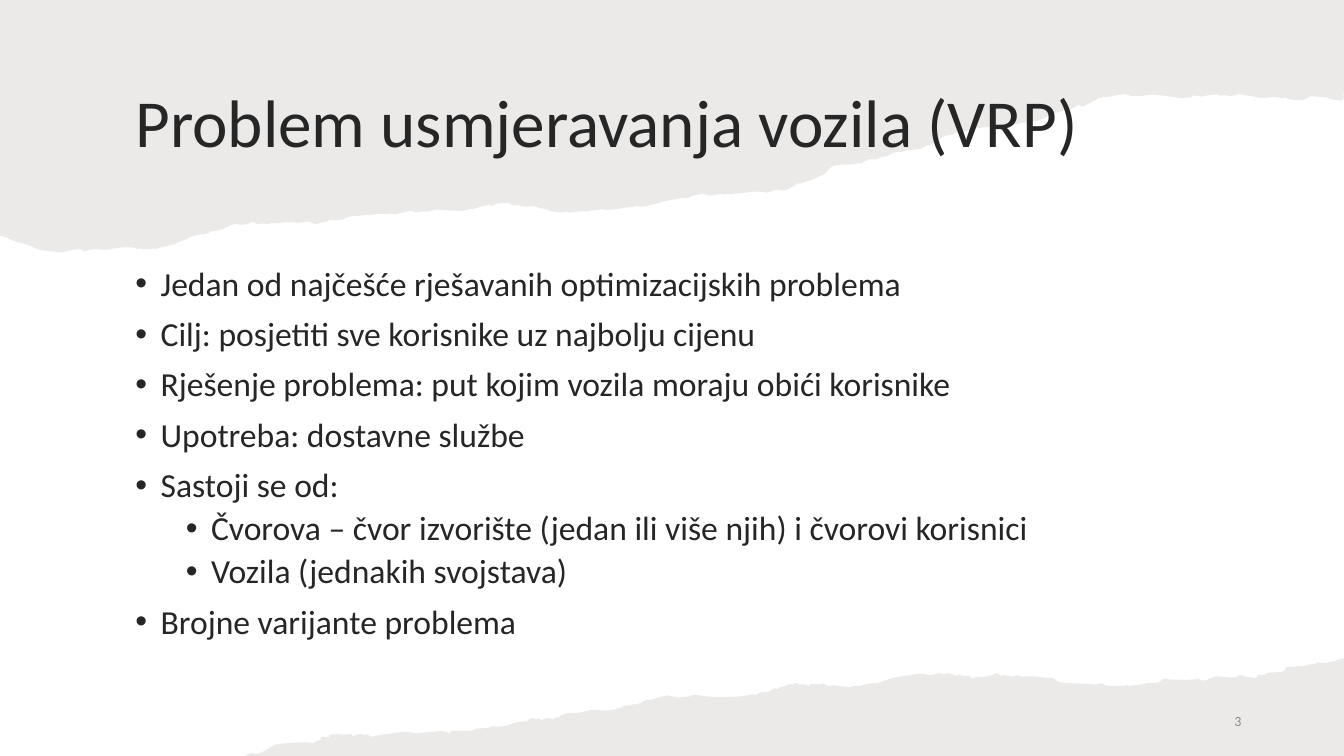
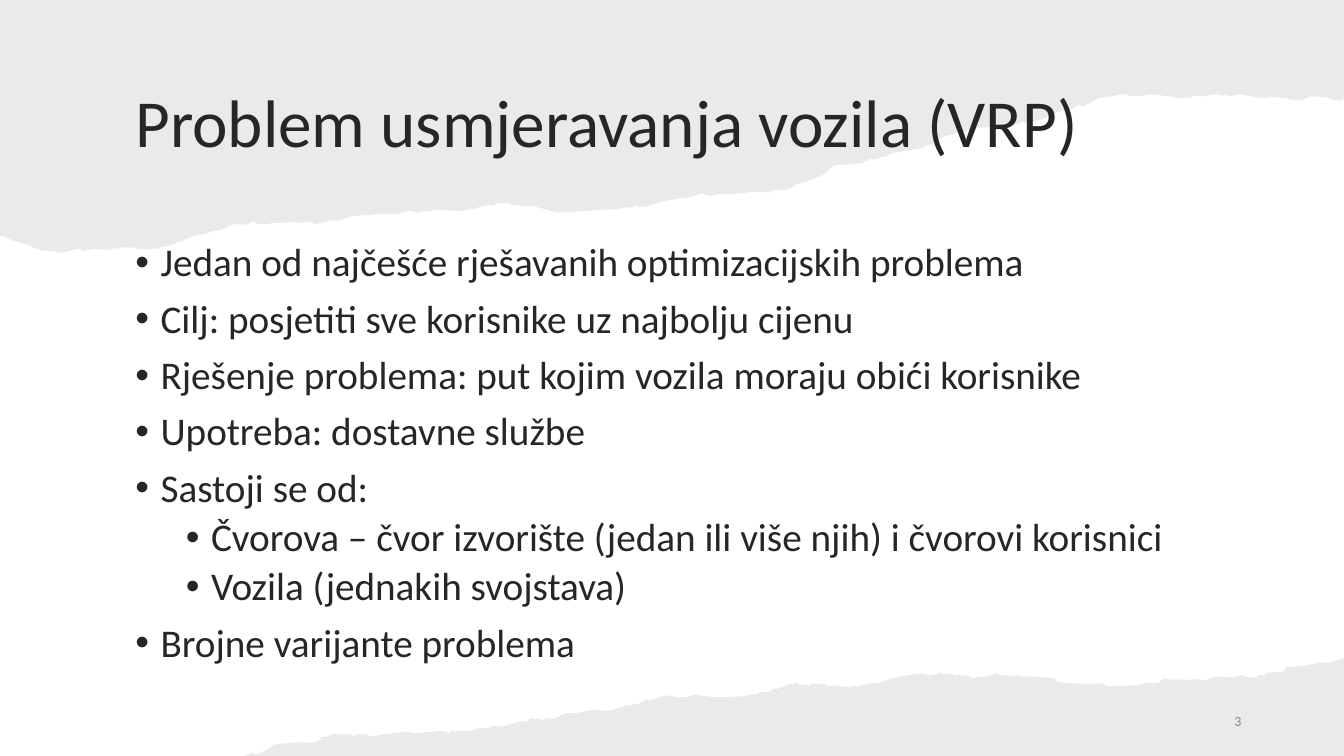
Before and after one commit to TinJukic/Seminar-2, a slide deck: slide 3 of Rješavanje problema usmjeravanja električnih vozila - Tin Jukić.pptx. Drawn at 1344x756 pixels with LibreOffice and Linux fonts; fonts in the diff are those of the drawing. Boxes give left, top, right and bottom in pixels: in the first picture for what was removed or moved away, otherwise in the second. Text is boxed around its words. In the diff, an @@ line names an element or a change of style, - is before the commit and + after.

```diff
--- a/Rješavanje problema usmjeravanja električnih vozila - Tin Jukić.pptx
+++ b/Rješavanje problema usmjeravanja električnih vozila - Tin Jukić.pptx
@@ text "Jedan od najčešće rješavanih optimizacijskih ..." at box(161, 248, 1162, 664): size 24 to 28 pt @@
```
Also in this commit, not shown: 3 other slides changed, 3 slides added, 1 slide removed, 2 other files.
